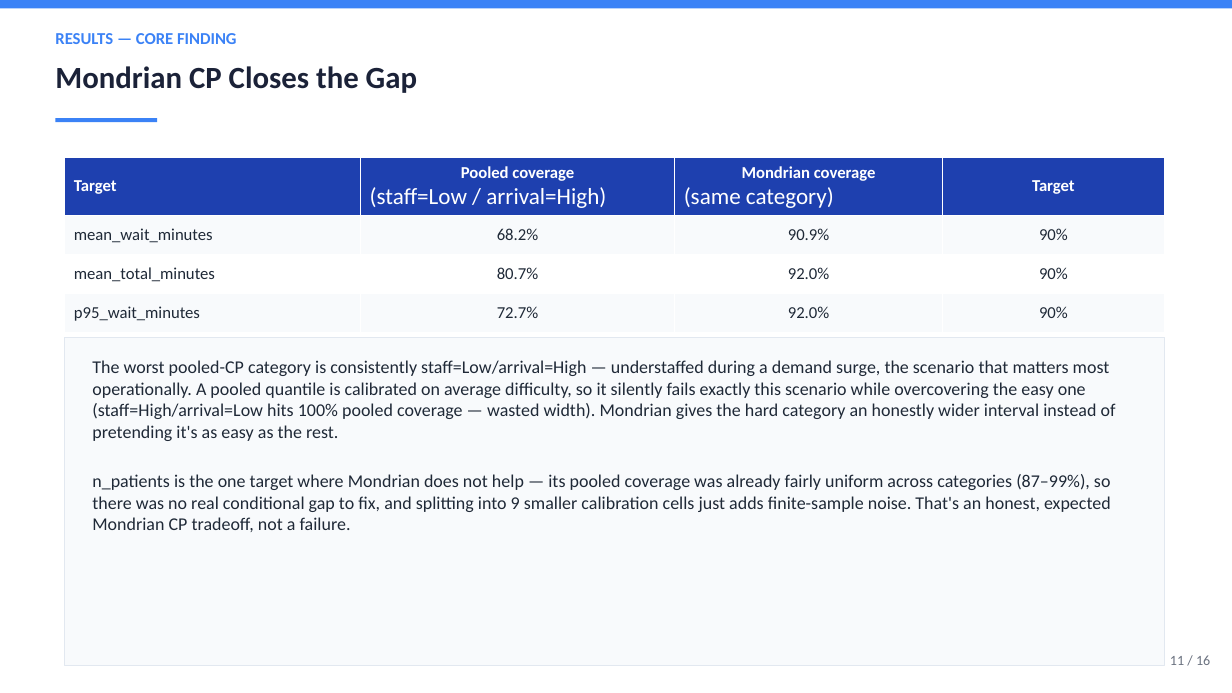
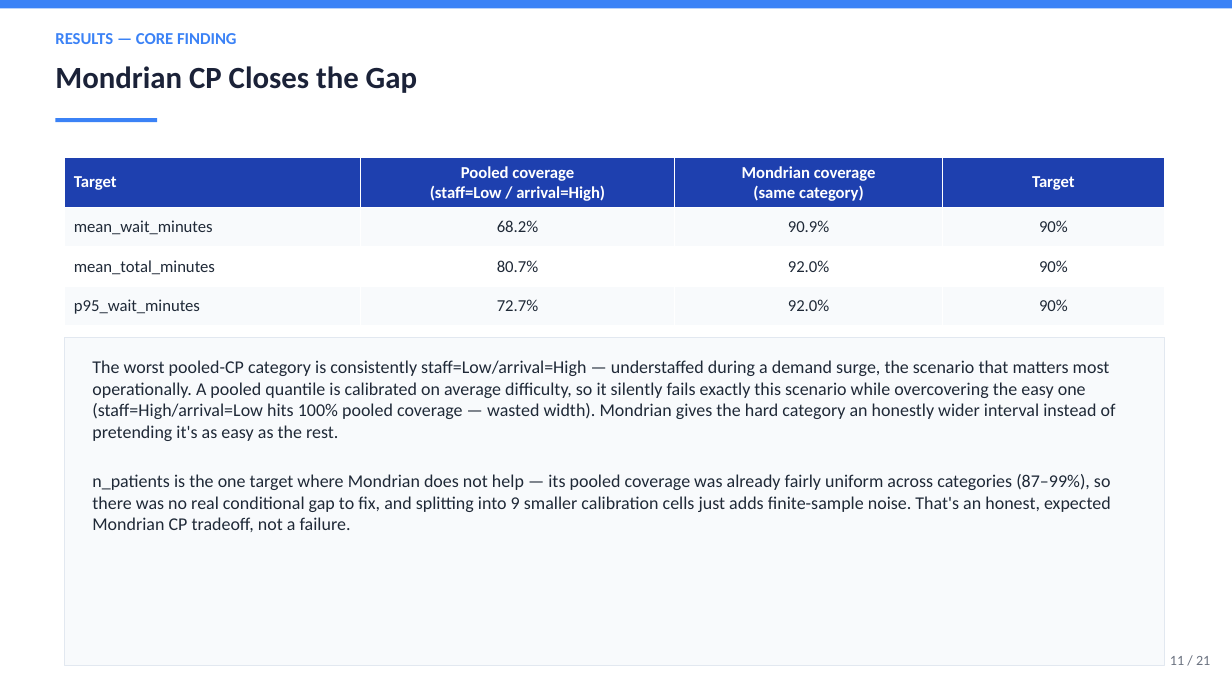
Before and after one commit to DUNE-ODYSSEY/Mondrian-Conformal-Prediction-On-Discrete-Event-Simulation, a slide deck: slide 11 of slides/full_project_results.pptx. Drawn at 1232x693 pixels with LibreOffice and Linux fonts; fonts in the diff are those of the drawing. Boxes give left, top, right and bottom in pixels: in the first picture for what was removed or moved away, otherwise in the second. Text is boxed around its words. In the diff, an @@ line names an element or a change of style, - is before the commit and + after.

Commit message:
Publication-rigor upgrade part 5: consolidate 30-repeat significance, CQR, MLP, and Dept B findings into full_project_results.pptx (21 slides); fix same multi-line table bug in this script too

```diff
--- a/slides/full_project_results.pptx
+++ b/slides/full_project_results.pptx
@@ table at (65, 157, 1165, 318) @@
@@ size 18 to 13 pt, bold on in "(staff=Low / arrival=High)", "(same category)" @@
@@ alignment left to centre @@
@@ text at (1170, 656, 1210, 665): text changed @@
-11 / 16
+11 / 21
```
Also in this commit, not shown: 15 other slides changed, 5 slides added, 4 other files.
